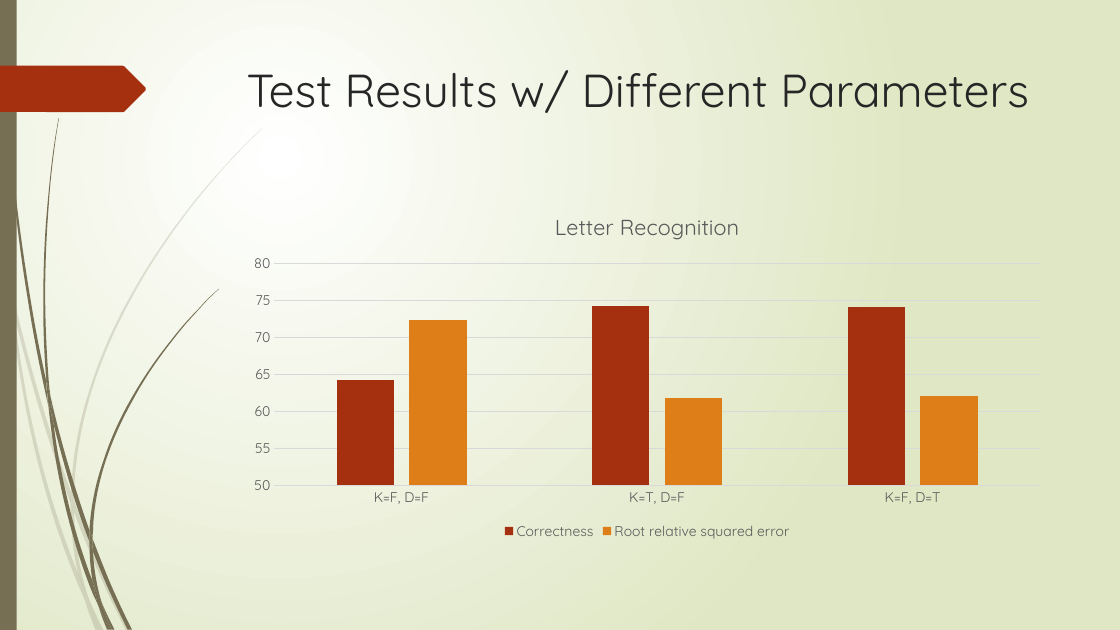
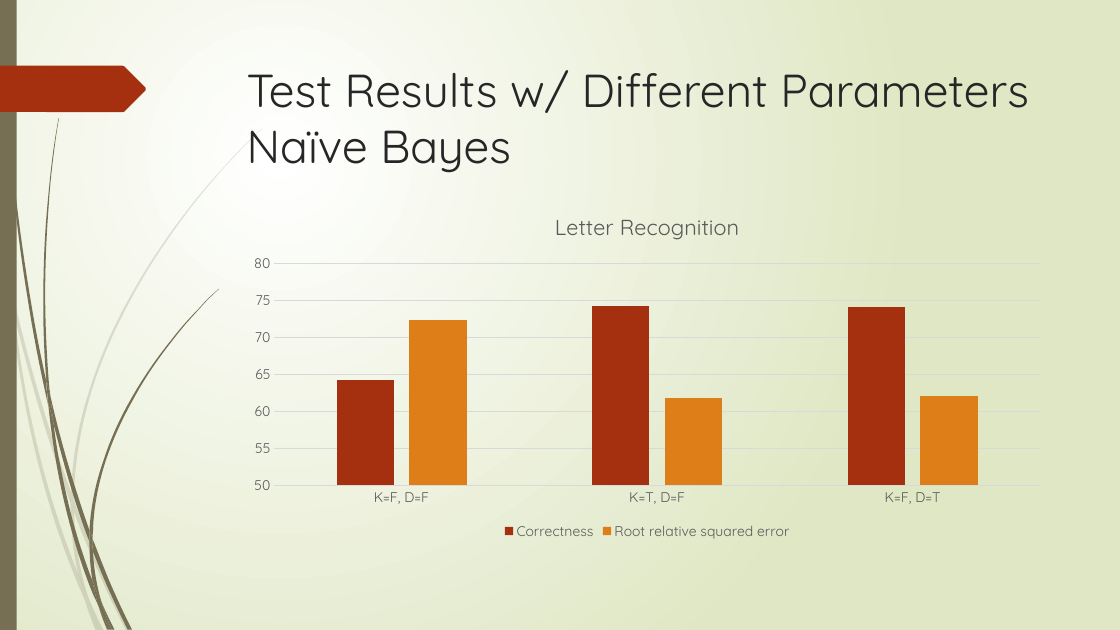
Before and after one commit to XiaokuanOSU/AI2report, a slide deck: slide 16 of PPTGroup10.pptx (slide 23 before the commit). Drawn at 1120x630 pixels with LibreOffice and Linux fonts; fonts in the diff are those of the drawing. Boxes give left, top, right and bottom in pixels: in the first picture for what was removed or moved away, otherwise in the second. Text is boxed around its words. In the diff, an @@ line names an element or a change of style, - is before the commit and + after.

```diff
--- a/PPTGroup10.pptx
+++ b/PPTGroup10.pptx
@@ title at [247, 70, 1029, 173]: text changed @@
-Test Results w/ Different Parameters
+Test Results w/ Different Parameters
+Naïve Bayes
```
Also in this commit, not shown: 7 other slides changed, 1 slide added.
